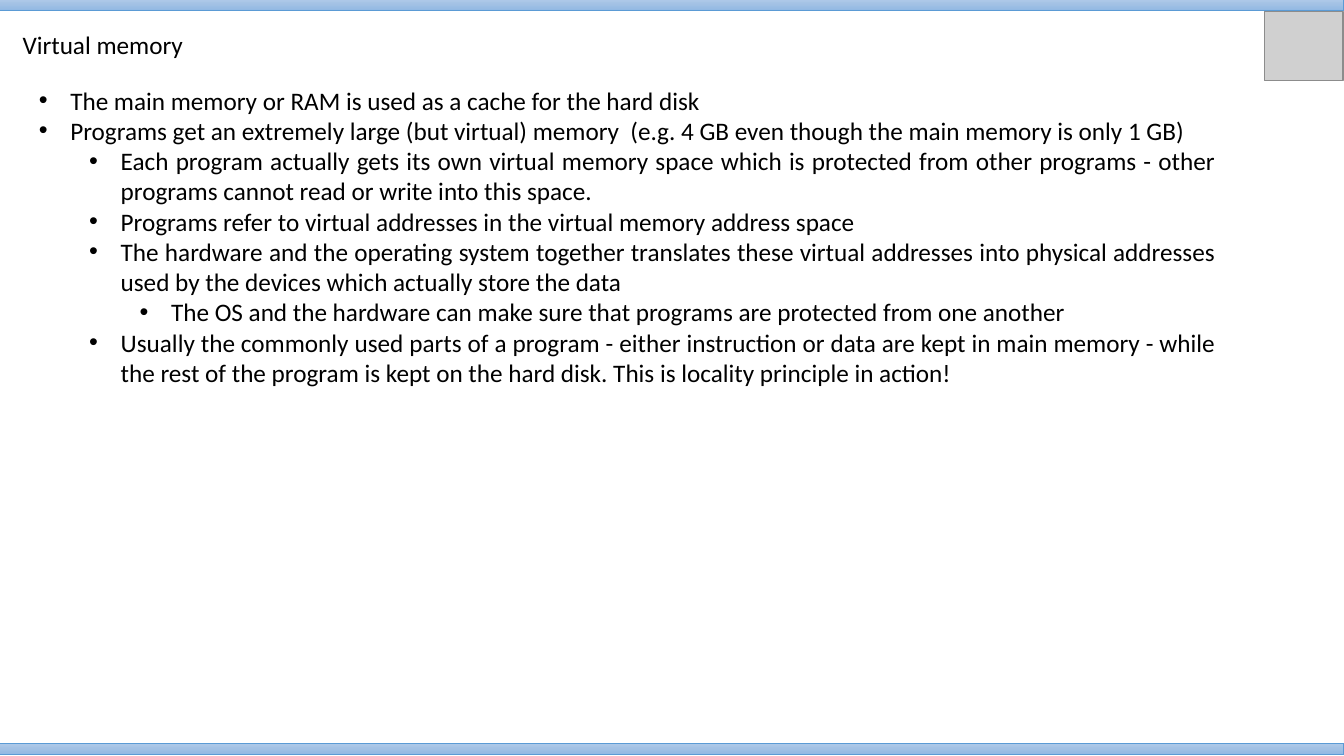
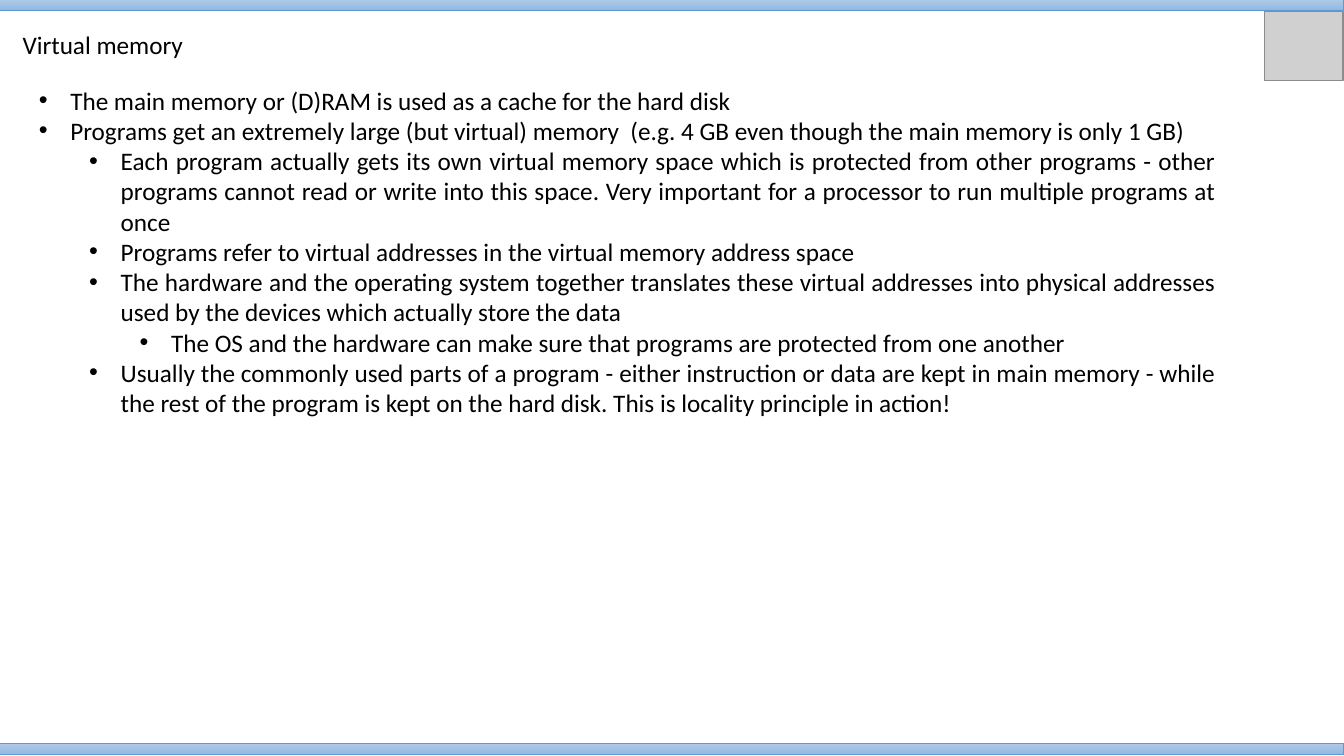
Before and after one commit to VineethBS/vineethbs.github.io, a slide deck: slide 3 of 2017_AV224/Material/Lecture_24.pptx. Drawn at 1344x756 pixels with LibreOffice and Linux fonts; fonts in the diff are those of the drawing; grey boxes stand for pictures. Boxes give left, top, right and bottom in pixels: in the first picture for what was removed or moved away, otherwise in the second. Text is boxed around its words. In the diff, an @@ line names an element or a change of style, - is before the commit and + after.

Commit message:
AV224 updated lecture 24

```diff
--- a/2017_AV224/Material/Lecture_24.pptx
+++ b/2017_AV224/Material/Lecture_24.pptx
@@ text at (70,91,730,114): text changed @@
-• The main memory or RAM is used as a cache for the hard disk
+• The main memory or (D)RAM is used as a cache for the hard disk
@@ text at (121,152,1214,231): text changed @@
-  • Each program actually gets its own virtual memory space which is protected from other programs - other programs cannot read or write into this space.
+  • Each program actually gets its own virtual memory space which is protected from other programs - other programs cannot read or write into this space. Very important for a processor to run multiple programs at once
```
Also in this commit, not shown: 4 other slides changed, 5 slides added.
